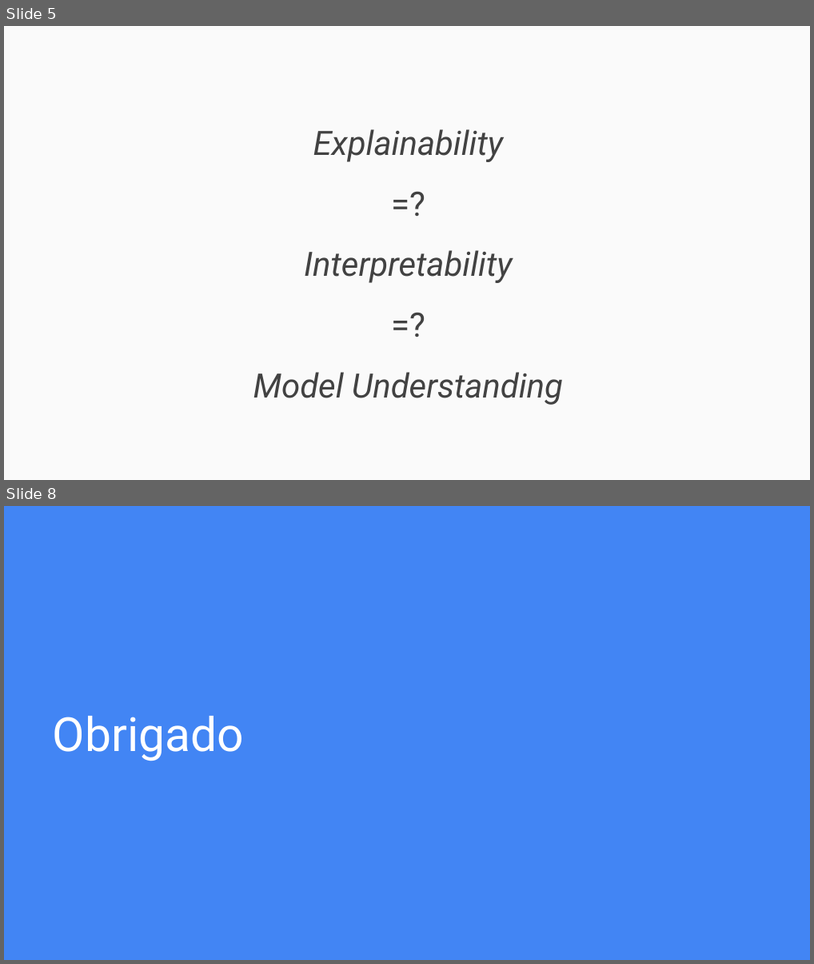
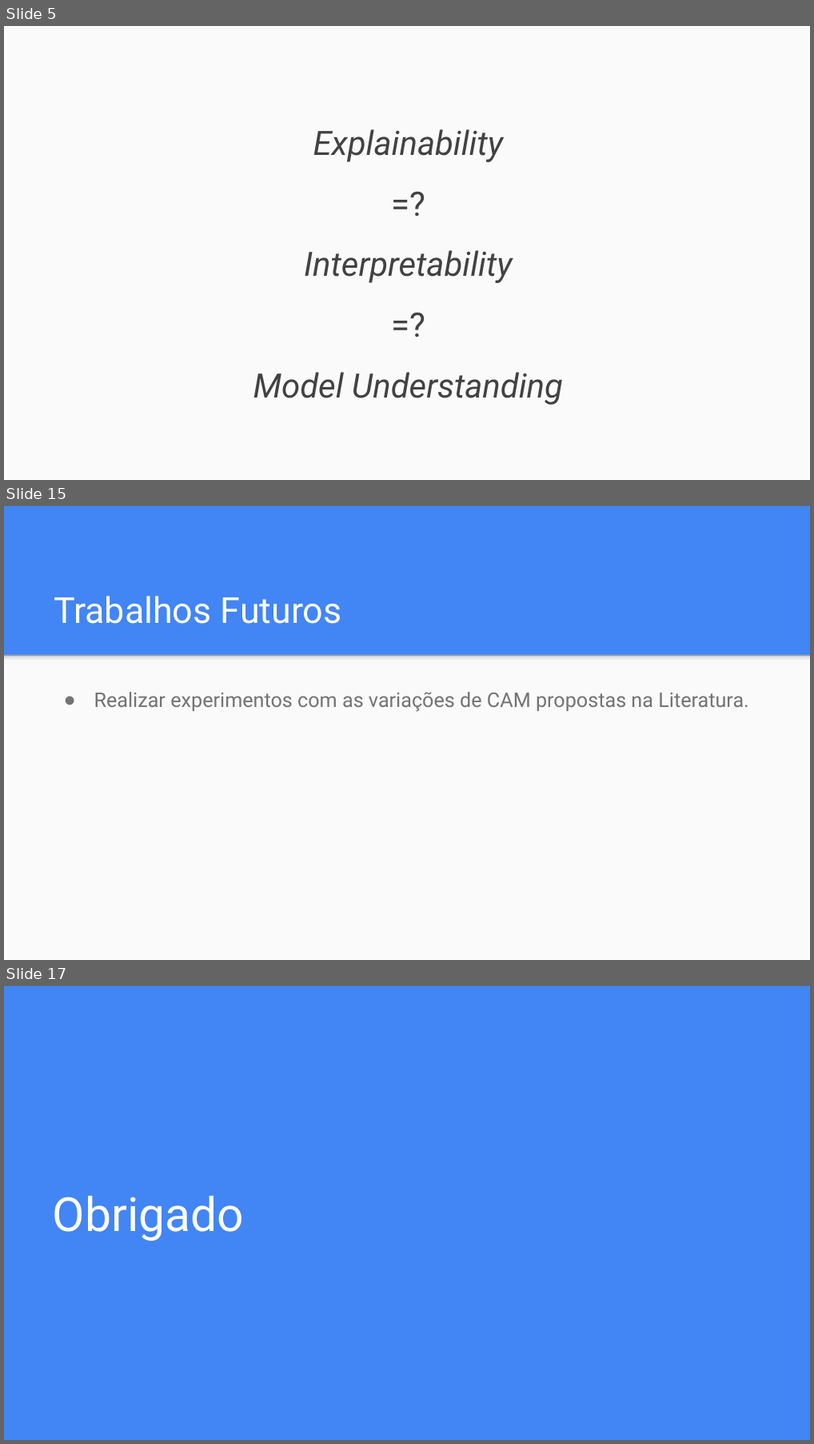
Before and after one commit to danieldasilvacosta/pucrio--vc--trabalhos--2022.2, a slide deck: Trabalho Final - Daniel da Silva Costa/Trabalho Final - Daniel da Silva Costa.pptx. Shown one above the other, each under a label of ours: slides 5 and 8 before the commit, slides 5, 15 and 17 after it; the slides between them are not shown. The pictures are 814x964 and 814x1444 pixels, drawn with LibreOffice and Linux fonts; fonts in the diff are those of the drawing. Boxes give left, top, right and bottom in pixels: in the first picture for what was removed or moved away, otherwise in the second. Text is boxed around its words. In the diff, an @@ line names an element or a change of style, - is before the commit and + after.

```diff
--- a/Trabalho Final - Daniel da Silva Costa/Trabalho Final - Daniel da Silva Costa.pptx
+++ b/Trabalho Final - Daniel da Silva Costa/Trabalho Final - Daniel da Silva Costa.pptx
@@ slide 15 added at [4, 506, 810, 960], background #4285F4 @@
@@ title added at [54, 596, 342, 624], 32 pt, text #FFFFFF @@
+Trabalhos Futuros
@@ rectangle added at [4, 654, 810, 959], fill #FAFAFA @@
@@ rectangle added at [4, 654, 810, 664], fill gradient #F9F9F9 to #DEDEDE to #999999 @@
@@ text added at [94, 692, 750, 712], 18 pt, text #737373 @@
+● Realizar experimentos com as variações de CAM propostas na Literatura.
@@ what was slide 8 is now slide 17 @@
```
Also in this commit, not shown: 5 slides changed, 8 other slides added, 2 other files.
